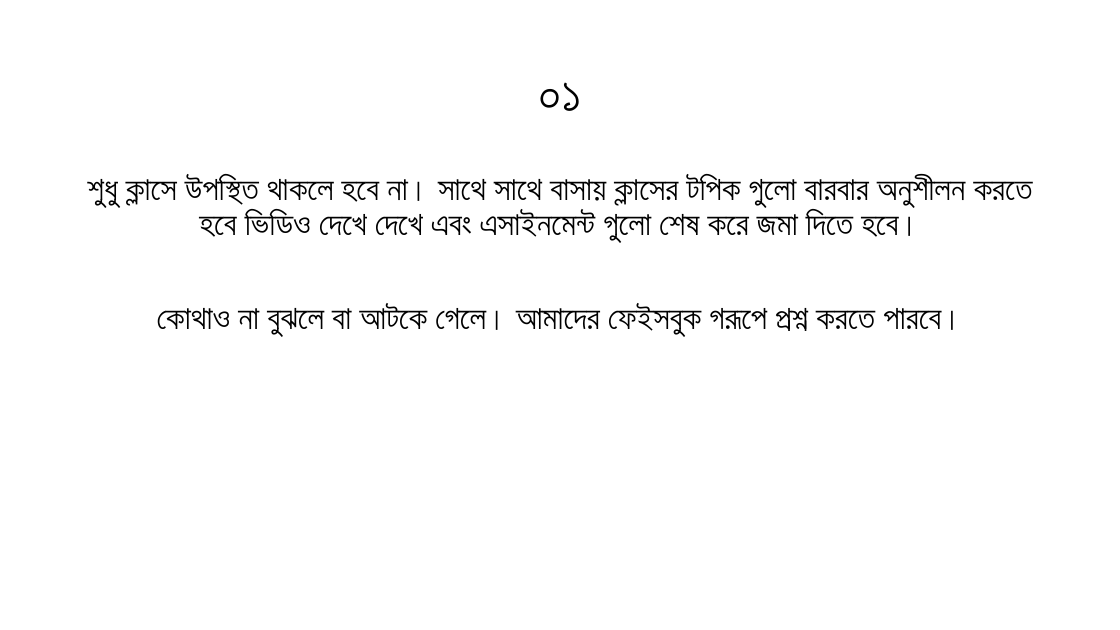
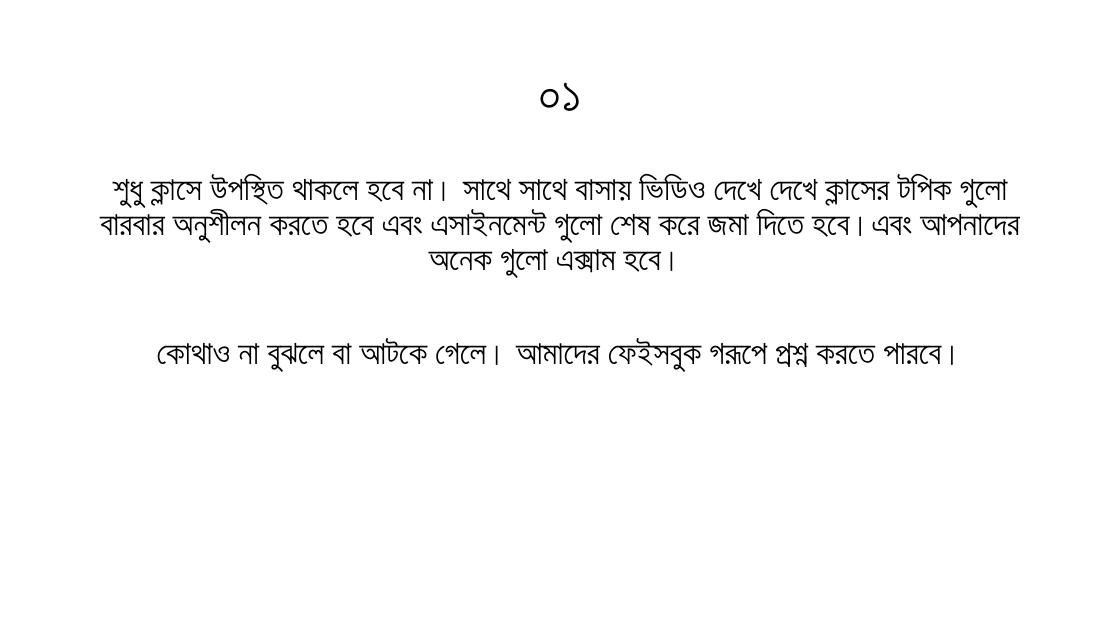
Before and after one commit to rhidoyhasanmahmud/Learn-Python-the-Hard-Way-with-Django, a slide deck: slide 6 of _01_Orientation_Class/Class_00.pptx. Drawn at 1120x630 pixels with LibreOffice and Linux fonts; fonts in the diff are those of the drawing. Boxes give left, top, right and bottom in pixels: in the first picture for what was removed or moved away, otherwise in the second. Text is boxed around its words. In the diff, an @@ line names an element or a change of style, - is before the commit and + after.

```diff
--- a/_01_Orientation_Class/Class_00.pptx
+++ b/_01_Orientation_Class/Class_00.pptx
@@ text at (100, 174, 1019, 278): text changed @@
-শুধু ক্লাসে উপস্থিত থাকলে হবে না। সাথে সাথে বাসায় ক্লাসের টপিক গুলো বারবার অনুশীলন করতে হবে ভিডিও দেখে দেখে এবং এসাইনমেন্ট গুলো শেষ করে জমা দিতে হবে।
+শুধু ক্লাসে উপস্থিত থাকলে হবে না। সাথে সাথে বাসায় ভিডিও দেখে দেখে ক্লাসের টপিক গুলো বারবার অনুশীলন করতে হবে এবং এসাইনমেন্ট গুলো শেষ করে জমা দিতে হবে।এবং আপনাদের অনেক গুলো এক্সাম হবে।
```
Also in this commit, not shown: 4 other slides changed, 1 slide added, 6 slides removed, 1 other file.
